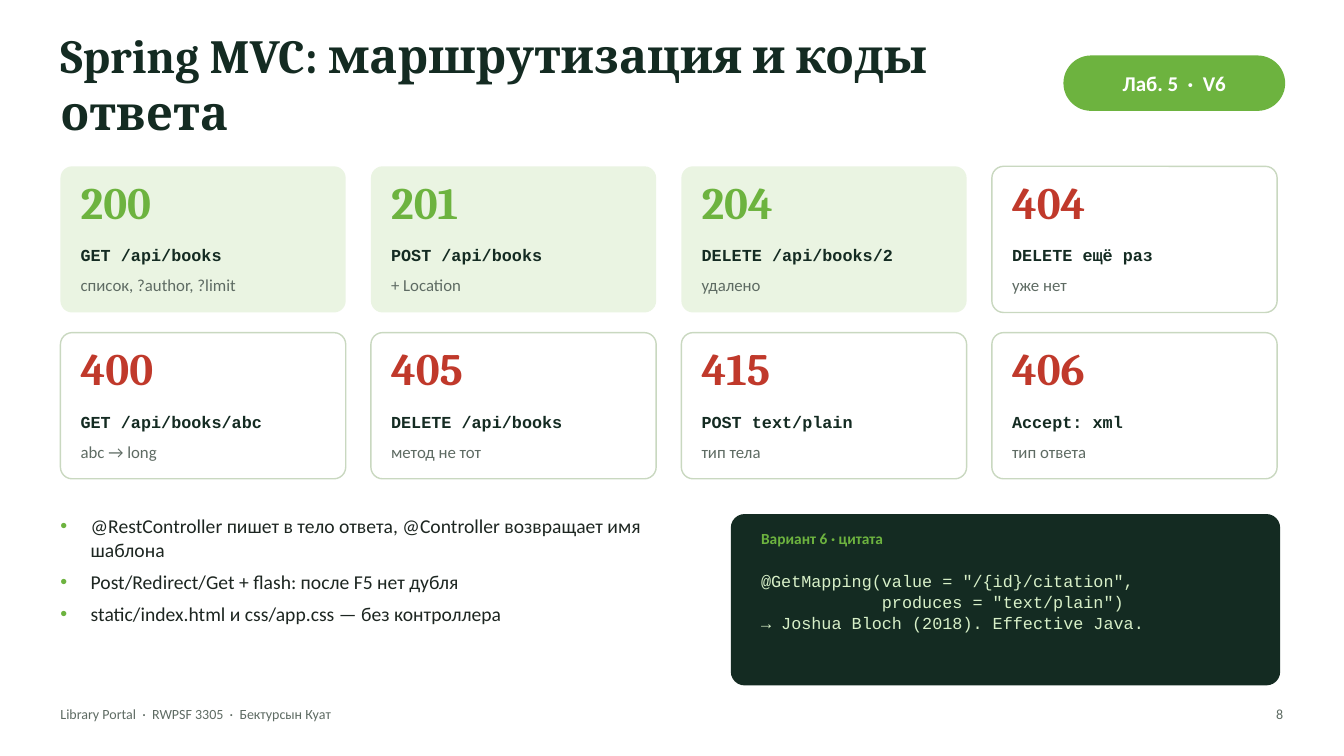
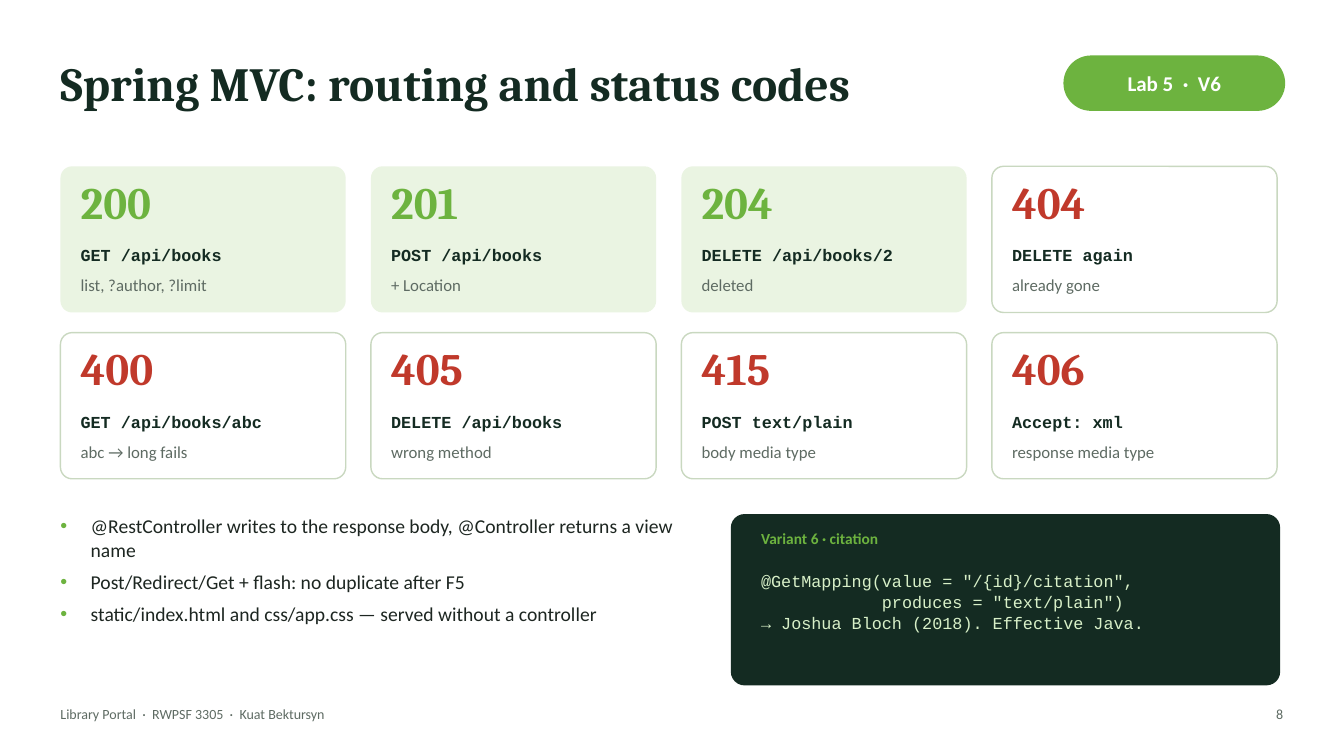
Before and after one commit to AkAyu44/library-portal, a slide deck: slide 8 of docs/Defense_Presentation.pptx. Drawn at 1344x756 pixels with LibreOffice and Linux fonts; fonts in the diff are those of the drawing. Boxes give left, top, right and bottom in pixels: in the first picture for what was removed or moved away, otherwise in the second. Text is boxed around its words. In the diff, an @@ line names an element or a change of style, - is before the commit and + after.

```diff
--- a/docs/Defense_Presentation.pptx
+++ b/docs/Defense_Presentation.pptx
@@ text at [60,68,850,112]: text changed @@
-Spring MVC: маршрутизация и коды ответа
+Spring MVC: routing and status codes
@@ text at [1128,76,1221,91]: text changed @@
-Лаб. 5 · V6
+Lab 5 · V6
@@ text at [1012,249,1133,265]: text changed @@
-DELETE ещё раз
+DELETE again
@@ text at [81,279,206,293]: text changed @@
-список, ?author, ?limit
+list, ?author, ?limit
@@ text at [702,279,754,291]: text changed @@
-удалено
+deleted
@@ text at [1012,279,1100,294]: text changed @@
-уже нет
+already gone
@@ text at [81,446,187,461]: text changed @@
-abc → long
+abc → long fails
@@ text at [391,446,492,461]: text changed @@
-метод не тот
+wrong method
@@ text at [702,446,816,461]: text changed @@
-тип тела
+body media type
@@ text at [1012,446,1154,461]: text changed @@
-тип ответа
+response media type
@@ text at [91,519,672,624]: text changed @@
-• @RestController пишет в тело ответа, @Controller возвращает имя шаблона
-• Post/Redirect/Get + flash: после F5 нет дубля
-• static/index.html и css/app.css — без контроллера
+• @RestController writes to the response body, @Controller returns a view name
+• Post/Redirect/Get + flash: no duplicate after F5
+• static/index.html and css/app.css — served without a controller
@@ text at [761,533,879,544]: text changed @@
-Вариант 6 · цитата
+Variant 6 · citation
@@ text at [60,709,324,721]: text changed @@
-Library Portal · RWPSF 3305 · Бектурсын Куат
+Library Portal · RWPSF 3305 · Kuat Bektursyn
```
Also in this commit, not shown: 13 other slides changed, 4 other files.
